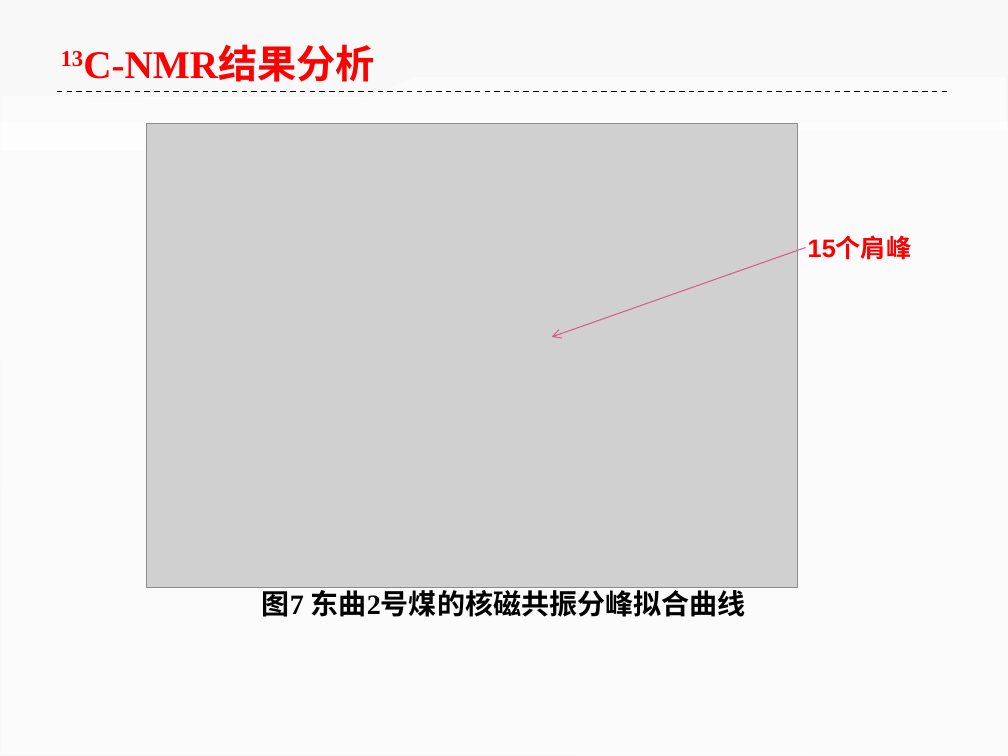
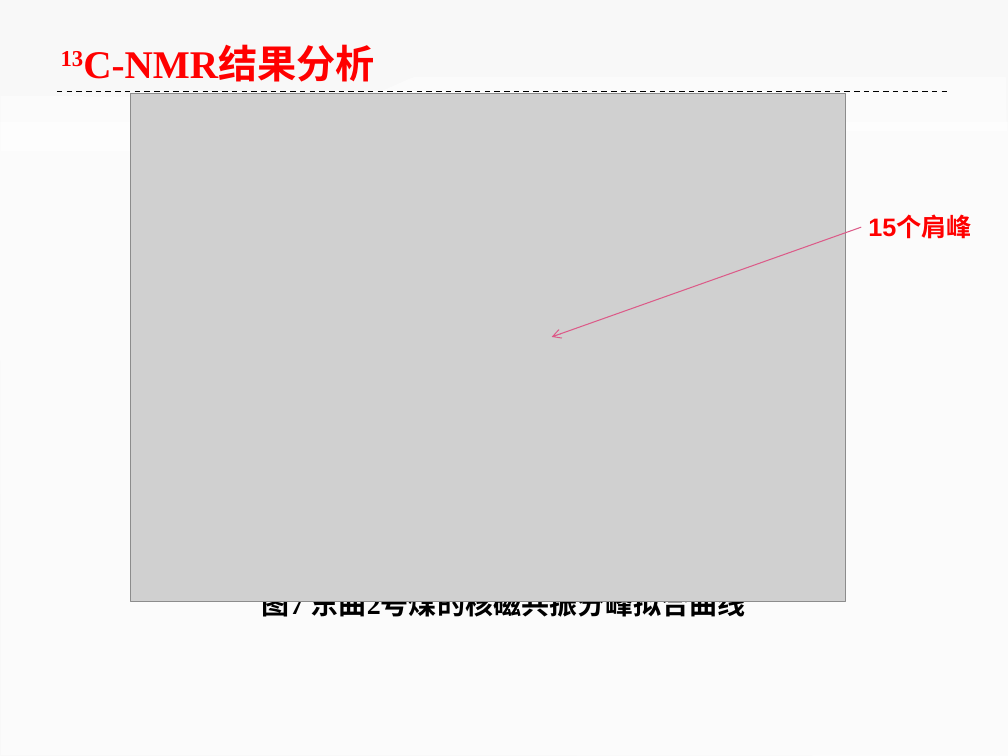
Before and after one commit to ilvcr/GraduationProject, a slide deck: slide 14 of ppt/yoghourtppt.pptx. Drawn at 1008x756 pixels with LibreOffice and Linux fonts; fonts in the diff are those of the drawing; grey boxes stand for pictures. Boxes give left, top, right and bottom in pixels: in the first picture for what was removed or moved away, otherwise in the second. Text is boxed around its words. In the diff, an @@ line names an element or a change of style, - is before the commit and + after.

```diff
--- a/ppt/yoghourtppt.pptx
+++ b/ppt/yoghourtppt.pptx
@@ picture: place and size @@
-picture at bbox=[147, 124, 798, 587]
+picture at bbox=[131, 94, 846, 602]
@@ text "15个肩峰": place and size @@
-text "15个肩峰" at bbox=[808, 237, 912, 260]
+text "15个肩峰" at bbox=[868, 216, 972, 239]
@@ arrow moved from (805, 248) - (551, 337) to (861, 227) - (551, 337) @@
```
Also in this commit, not shown: 14 other slides changed.
